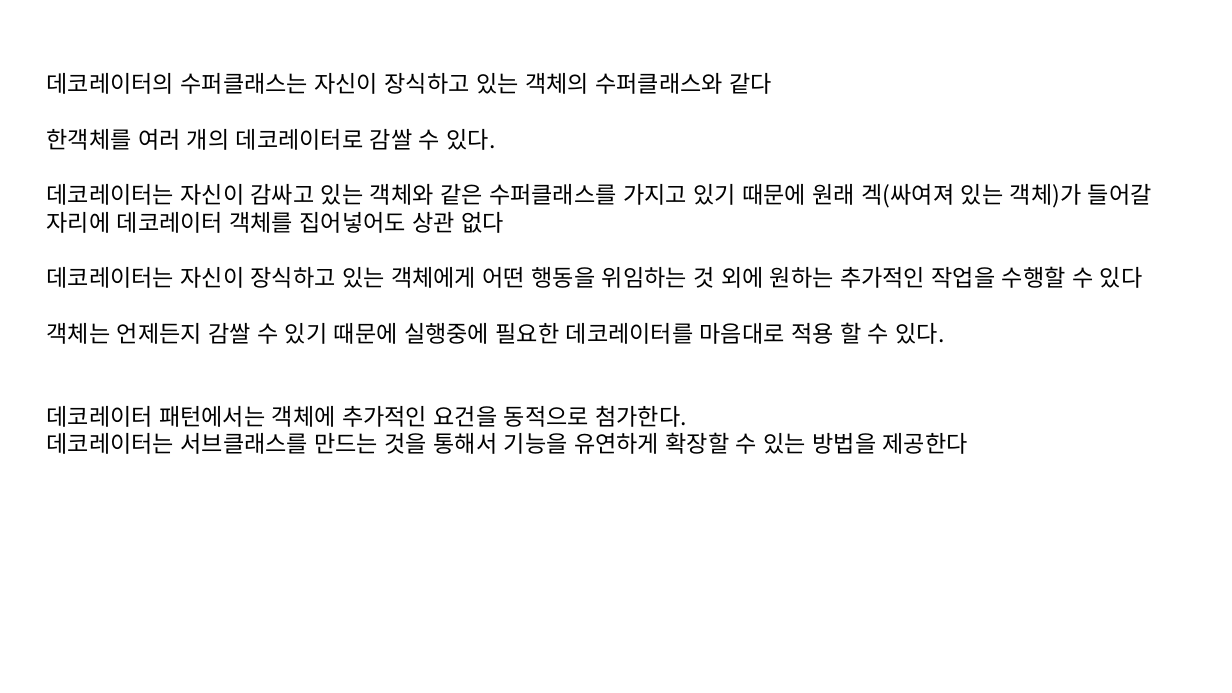
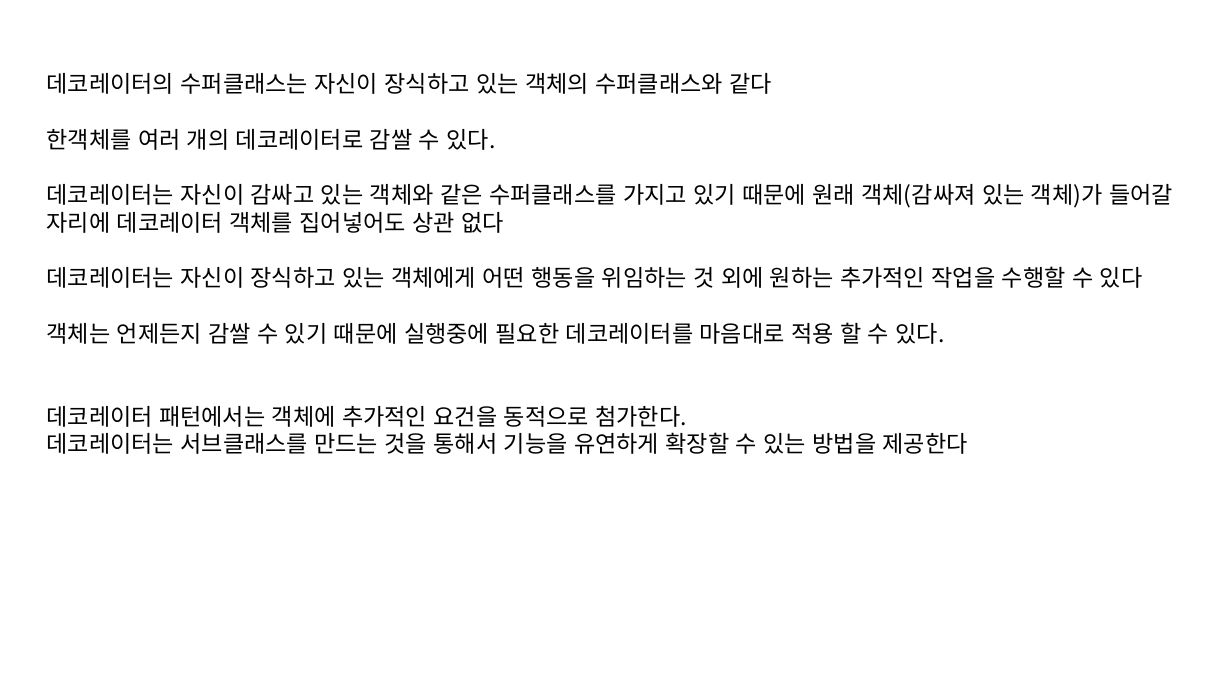
Before and after one commit to jeonghan7411/designPatterns, a slide deck: slide 4 of Decorator/decorator.pptx. Drawn at 1232x693 pixels with LibreOffice and Linux fonts; fonts in the diff are those of the drawing. Boxes give left, top, right and bottom in pixels: in the first picture for what was removed or moved away, otherwise in the second. Text is boxed around its words. In the diff, an @@ line names an element or a change of style, - is before the commit and + after.

Commit message:
데코레이터 패턴 자료 수정

```diff
--- a/Decorator/decorator.pptx
+++ b/Decorator/decorator.pptx
@@ text at [47, 184, 1173, 233]: text changed @@
-데코레이터는 자신이 감싸고 있는 객체와 같은 수퍼클래스를 가지고 있기 때문에 원래 겍(싸여져 있는 객체)가 들어갈 자리에 데코레이터 객체를 집어넣어도 상관 없다
+데코레이터는 자신이 감싸고 있는 객체와 같은 수퍼클래스를 가지고 있기 때문에 원래 객체(감싸져 있는 객체)가 들어갈 자리에 데코레이터 객체를 집어넣어도 상관 없다
```
